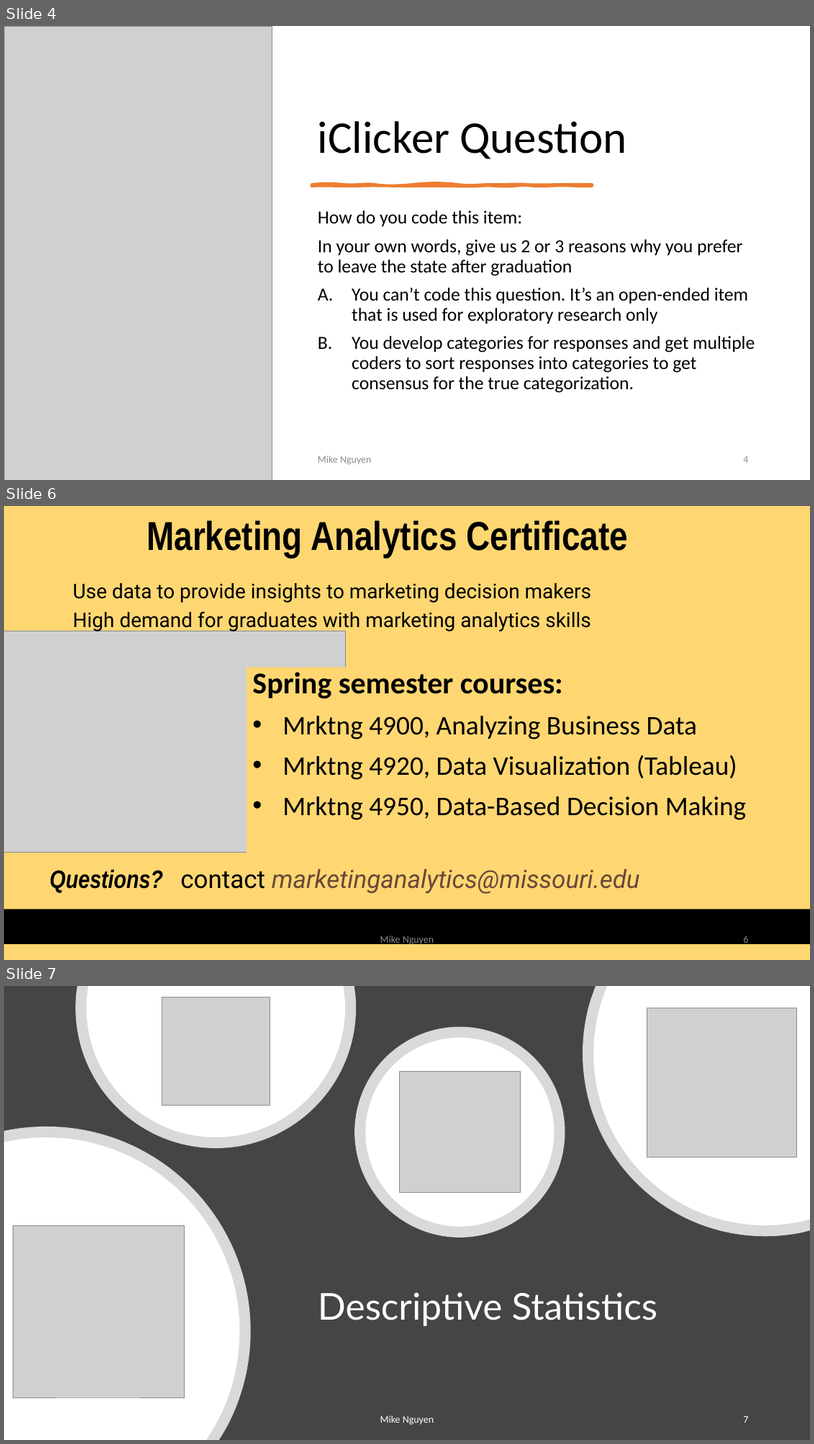
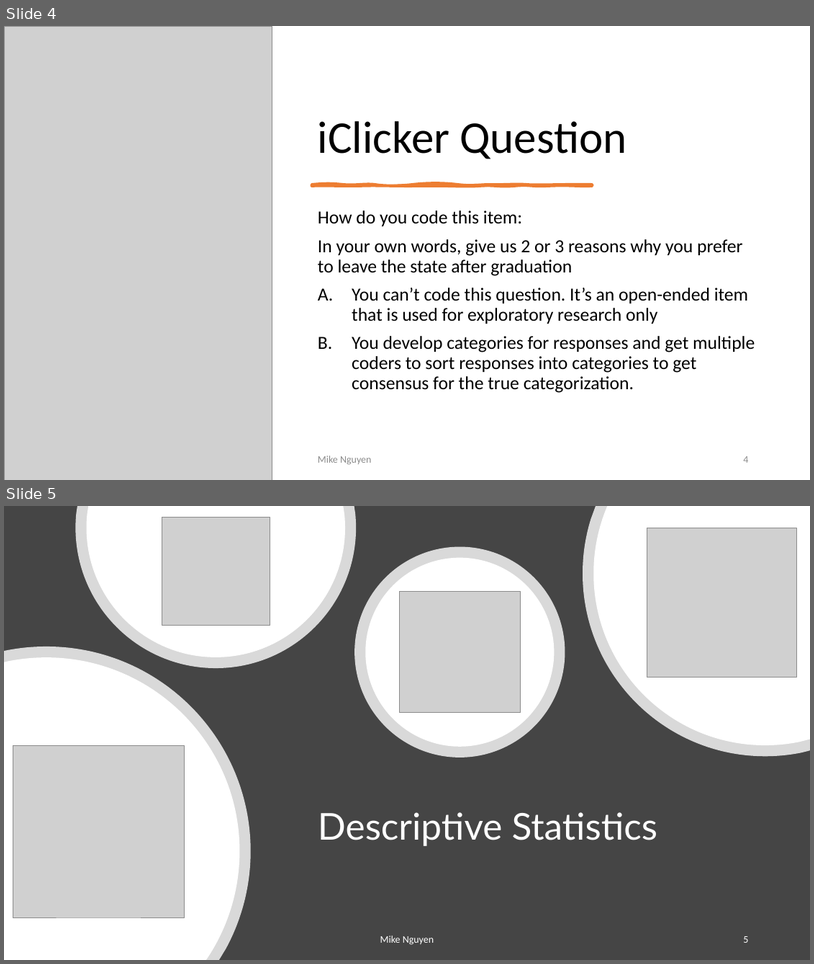
Before and after one commit to mikenguyen13/mar4050_S22, a slide deck: lectures/9/1_Descriptive Statistics.pptx. Shown one above the other, each under a label of ours: slides 4, 6 and 7 before the commit, slides 4 and 5 after it; the slides between them are not shown. The pictures are 814x1444 and 814x964 pixels, drawn with LibreOffice and Linux fonts; fonts in the diff are those of the drawing; grey boxes stand for pictures. Boxes give left, top, right and bottom in pixels: in the first picture for what was removed or moved away, otherwise in the second. Text is boxed around its words. In the diff, an @@ line names an element or a change of style, - is before the commit and + after.

```diff
--- a/lectures/9/1_Descriptive Statistics.pptx
+++ b/lectures/9/1_Descriptive Statistics.pptx
@@ slide 6 removed at (x1=4, y1=506, x2=810, y2=960), background #FFFFFF @@
@@ rectangle removed at (x1=4, y1=506, x2=810, y2=960) @@
@@ title removed at (x1=147, y1=520, x2=628, y2=557) @@
-Marketing Analytics Certificate
@@ text removed at (x1=73, y1=583, x2=592, y2=633) @@
-Use data to provide insights to marketing decision makers
-High demand for graduates with marketing analytics skills
@@ picture removed at (x1=4, y1=631, x2=345, y2=852) @@
@@ subtitle removed at (x1=252, y1=672, x2=746, y2=820) @@
-Spring semester courses:
-• Mrktng 4900, Analyzing Business Data
-• Mrktng 4920, Data Visualization (Tableau)
-• Mrktng 4950, Data-Based Decision Making
@@ text removed at (x1=49, y1=869, x2=640, y2=893) @@
-Questions? contact marketinganalytics@missouri.edu
@@ rectangle removed at (x1=4, y1=909, x2=810, y2=944) @@
@@ text removed at (x1=381, y1=935, x2=434, y2=945) @@
-Mike Nguyen
@@ page number removed at (x1=743, y1=935, x2=748, y2=945) @@
-6
@@ what was slide 7 is now slide 5 @@
@@ page number at (x1=743, y1=936, x2=748, y2=942): text changed @@
-7
+5
```
Also in this commit, not shown: 3 slides changed, 1 other slide removed, 3 other files.
